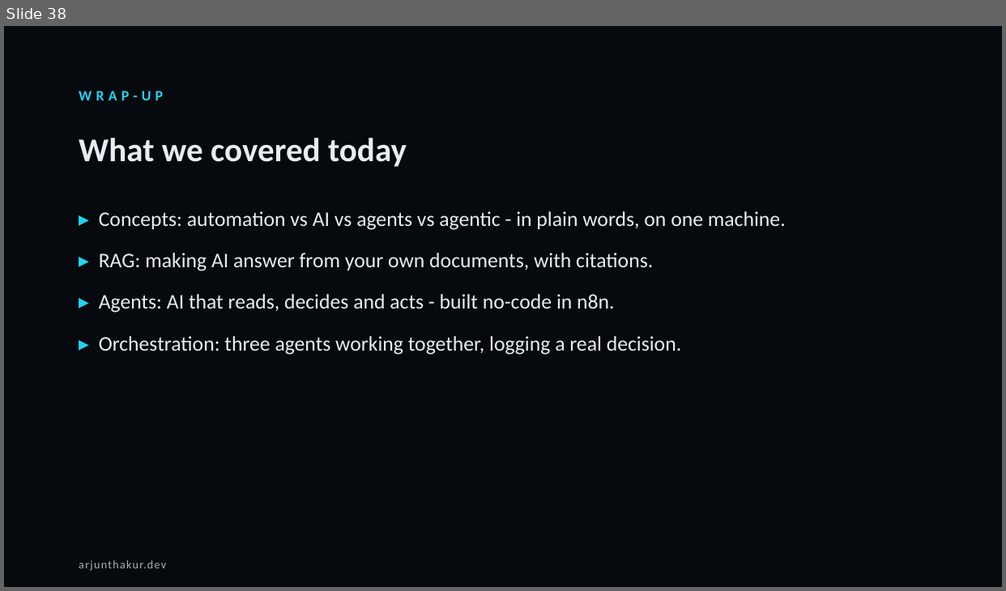
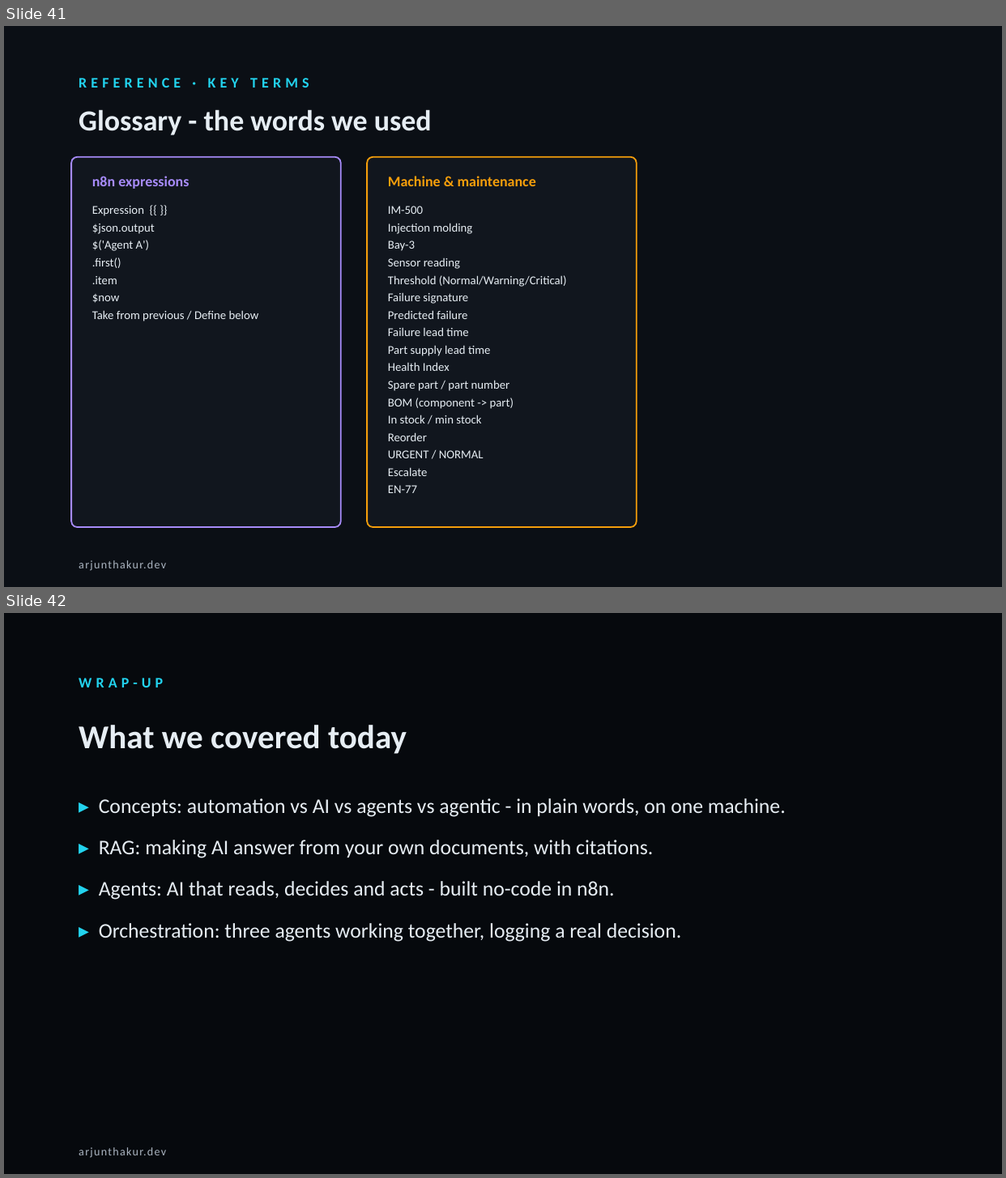
Before and after one commit to thakurarjun247/lgelectronics, a slide deck: LG-AI-Training-4hr.pptx. Shown one above the other, each under a label of ours: slide 38 before the commit, slides 41 and 42 after it. The pictures are 1006x591 and 1006x1178 pixels, drawn with LibreOffice and Linux fonts; fonts in the diff are those of the drawing. Boxes give left, top, right and bottom in pixels: in the first picture for what was removed or moved away, otherwise in the second. Text is boxed around its words. In the diff, an @@ line names an element or a change of style, - is before the commit and + after.

```diff
--- a/LG-AI-Training-4hr.pptx
+++ b/LG-AI-Training-4hr.pptx
@@ slide 41 added at <box>4,26,1002,587</box>, background #0B0F15 @@
@@ text added at <box>79,78,309,88</box>, 14 pt, text #22D3EE, bold @@
+REFERENCE · KEY TERMS
@@ text added at <box>79,109,432,135</box>, 28 pt, text #E6EDF3, bold @@
+Glossary - the words we used
@@ rounded rectangle added at <box>71,157,341,527</box>, fill #11161E, outline #A78BFA 1.4 pt @@
@@ rounded rectangle added at <box>367,157,637,527</box>, fill #11161E, outline #F59E0B 1.4 pt @@
@@ text added at <box>92,176,189,189</box>, 14 pt, text #A78BFA, bold @@
+n8n expressions
@@ text added at <box>388,176,536,186</box>, 14 pt, text #F59E0B, bold @@
+Machine & maintenance
@@ text added at <box>92,206,259,322</box>, 11.5 pt, text #E6EDF3 @@
+Expression {{ }}
+$json.output
+$('Agent A')
+.first()
+.item
+$now
+Take from previous / Define below
@@ text added at <box>388,206,567,493</box>, 11.5 pt, text #E6EDF3 @@
+IM-500
+Injection molding
+Bay-3
+Sensor reading
+Threshold (Normal/Warning/Critical)
+Failure signature
+Predicted failure
+Failure lead time
+Part supply lead time
+Health Index
+Spare part / part number
+BOM (component -> part)
+In stock / min stock
+Reorder
+URGENT / NORMAL
+Escalate
+EN-77
@@ text added at <box>79,561,166,571</box>, 11 pt, text #AAB4C0 @@
+arjunthakur.dev
@@ what was slide 38 is now slide 42 @@
```
Also in this commit, not shown: 3 other slides added, 5 other files.
